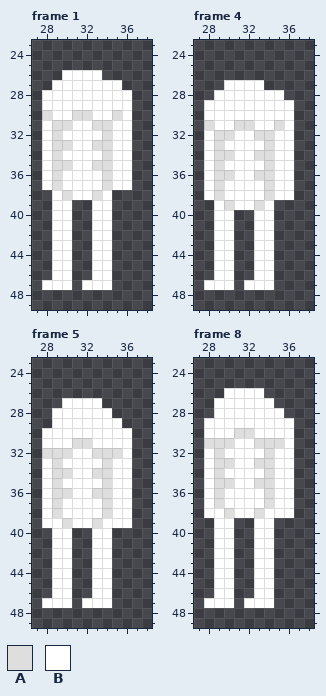
A pixel-art file gets an edit: Assets/Art/Characters/Player/Idle/Player_Idle_Left.aseprite. Above is the file before it was changed.
64x64 pixels, 8 frames. Shown: frame 1: x 27..38, y 23..49; frame 4: x 27..38, y 23..49; frame 5: x 27..38, y 23..49; frame 8: x 27..38, y 23..49. The commit also changed other frames, which this record leaves out.
Visible layers, top first: "Skin/Chest", "Skin/Left Arm", "Skin/Right Arm", "Skin/Left Leg", "Skin/Right Leg".
Palette (. is transparent): A #dedede  B #ffffff
Pixels before, frame 1, first column x 28:
26 ..BBBB...
27 .BBBBBBB.
28 BBBBBBBBB
29 BBBBBBBBB
30 ABBAABBAB
31 BAABBAABB
32 BABBBBABB
33 BAABBAABB
34 BABBBBABB
35 BAABBAABB
36 BABBBBABB
37 BABBBBABB
38 .BABBAB..
39 .BB..BB..
40 .BB..BB..
41 .BB..BB..
42 .BB..BB..
43 .BB..BB..
44 .BB..BB..
45 .BB..BB..
46 .BB..BB..
47 BBB.BBB..
Pixels before, frame 4, first column x 28:
27 ..BBBB...
28 .BBBBBBB.
29 BBBBBBBBB
30 BBBBBBBBB
31 ABBAABBAB
32 BAABBAABB
33 BABBBBABB
34 BAABBAABB
35 BABBBBABB
36 BAABBAABB
37 BABBBBABB
38 BABBBBABB
39 .BABBAB..
40 .BB..BB..
41 .BB..BB..
42 .BB..BB..
43 .BB..BB..
44 .BB..BB..
45 .BB..BB..
46 .BB..BB..
47 BBB.BBB..
Pixels before, frame 5, first column x 28:
27 ..BBBB...
28 .BBBBBB..
29 .BBBBBBB.
30 BBBBBBBBB
31 BBBAABBBB
32 AAABBAAAB
33 BABBBBABB
34 BAABBAABB
35 BABBBBABB
36 BAABBAABB
37 BABBBBABB
38 BABBBBABB
39 BBABBABBB
40 .BB..BB..
41 .BB..BB..
42 .BB..BB..
43 .BB..BB..
44 .BB..BB..
45 .BB..BB..
46 .BB..BB..
47 BBB.BBB..
Pixels before, frame 8, first column x 28:
26 ..BBBB...
27 .BBBBBB..
28 .BBBBBBB.
29 BBBBBBBBB
30 BBBAABBBB
31 AAABBAAAB
32 BABBBBABB
33 BAABBAABB
34 BABBBBABB
35 BAABBAABB
36 BABBBBABB
37 BABBBBABB
38 BBABBABBB
39 .BB..BB..
40 .BB..BB..
41 .BB..BB..
42 .BB..BB..
43 .BB..BB..
44 .BB..BB..
45 .BB..BB..
46 .BB..BB..
47 BBB.BBB..
After:
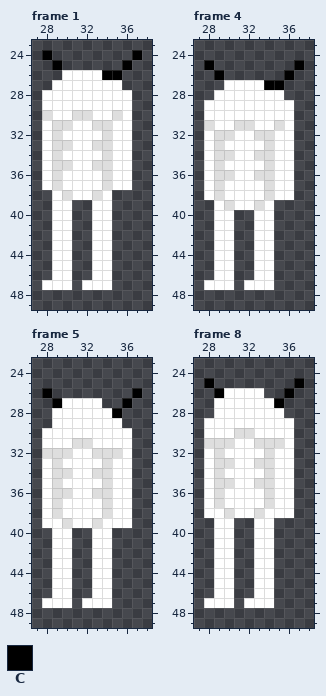
Colours new in this view: C #000000
From the commit log: Added Offhand + Dagger anim
From old to new:
layer "Weapons/Dagger" now shown
Frame 1, layer "Weapons/Dagger":
The author put colour C in row 24 at x 28 and 37; in row 25 at x 29 and 36; in row 26 at x 34 to 35.
Frame 4, layer "Weapons/Dagger":
The author put colour C in row 25 at x 28 and 37; in row 26 at x 29 and 36; in row 27 at x 34 to 35.
Frame 5, layer "Weapons/Dagger":
The author put colour C in row 26 at x 28 and 37; in row 27 at x 29 and 36; in row 28 at x 35.
Frame 8, layer "Weapons/Dagger":
The author put colour C in row 25 at x 28 and 37; in row 26 at x 29 and 36; in row 27 at x 35.
Pixel boxes of the changes (left, top, right, bottom) in both pictures:
added: (42, 50, 62, 70)
added: (102, 50, 142, 80)
added: (204, 60, 224, 80)
added: (264, 60, 304, 90)
added: (42, 388, 62, 408)
added: (112, 388, 142, 418)
added: (204, 378, 224, 398)
added: (274, 378, 304, 408)
